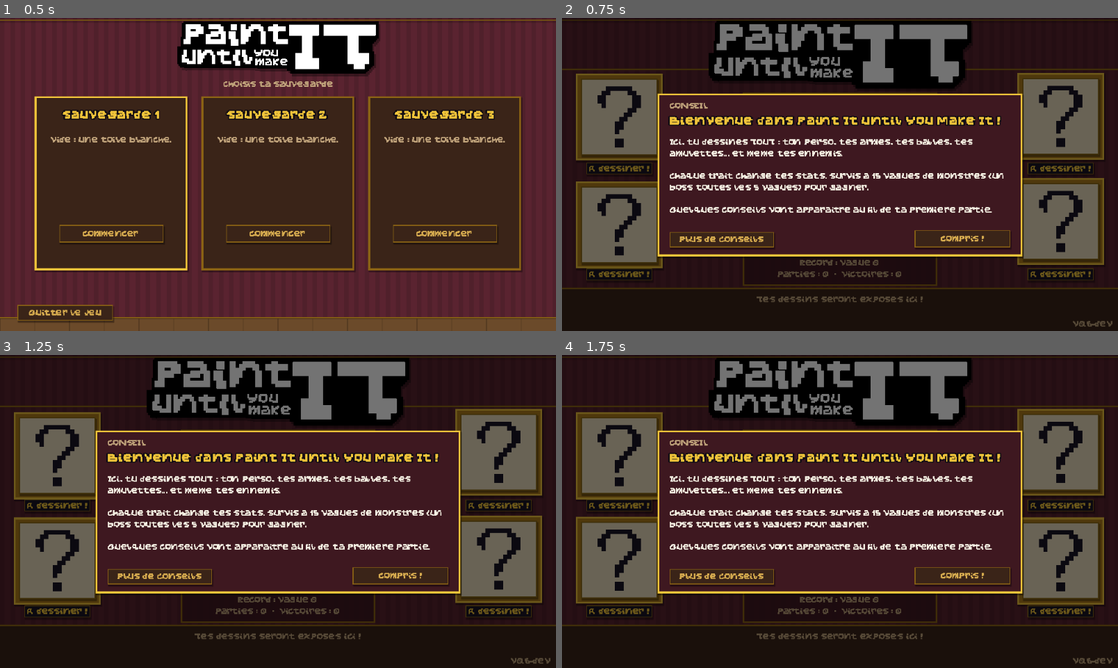
Above: before the commit, frames 1-4 (two rows, left to right).
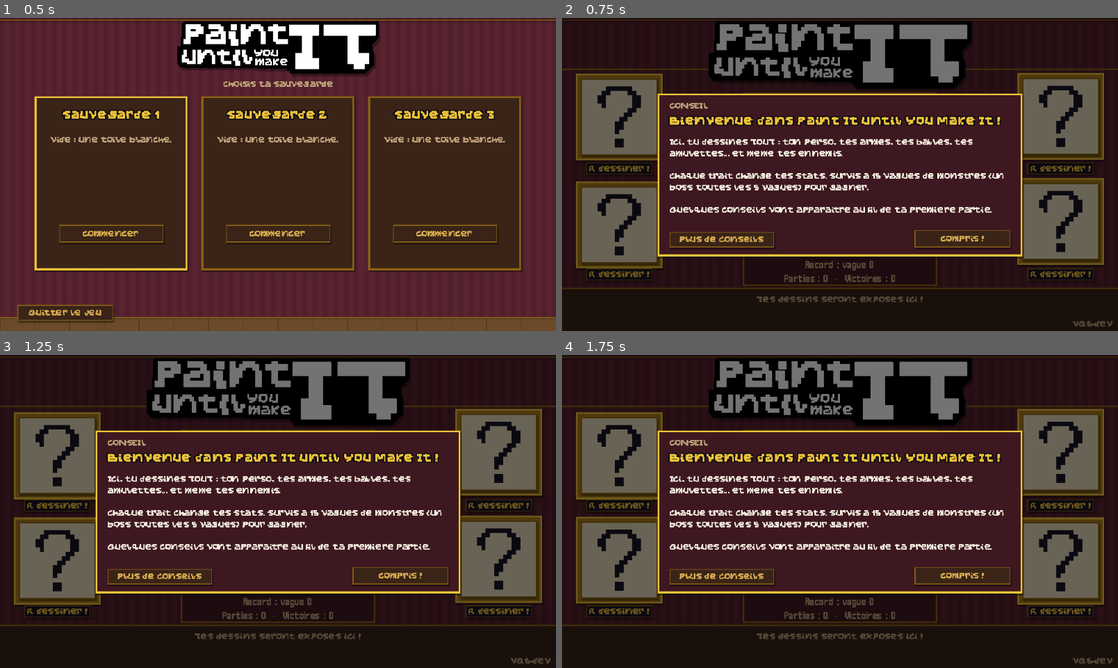
Above: after the commit, the same moments.

Repository: Vltbcq/VowelGame
Game: Godot game, scene res://scenes/main.tscn
The game is run twice, just before and just after one commit, with the same random seed, the same clock (stepped at 60 frames per second) and the same inputs.
Inputs:
- Up to frame 1 (0.5 s): no input
- Up to frame 2 (0.75 s): click "Commencer" at 0.5 s
- Up to frame 3 (1.25 s): no input
- Up to frame 4 (1.75 s): click "Nouvelle partie" at 1.25 s

Frame 1 is identical in both runs. In frame 2, 0.6% of the frame differs, in the area x 20-61%, y 27-85%; in frame 3, 0.6%; in frame 4, 0.6%.

Commit message:
Essai : police m6x11plus (Daniel Linssen) sur le menu de l'écran titre
Co-Authored-By: Claude Opus 5.5 <noreply@anthropic.com>

Diff:
--- a/scripts/autoload/ui.gd
+++ b/scripts/autoload/ui.gd
@@ -18,8 +18,11 @@
 ## Police du jeu : Stonckarish, adaptée (accents retirés, symboles ajoutés : voir docs/font_fr.py).
 ## Elle est plus large que l'ancienne police : les tailles « historiques » (10, 20, 40...) passent par fs().
 const FONT_PATH := "res://assets/fonts/Stonckarish_fr.otf"
+## Essai : m6x11plus (Daniel Linssen, libre avec crédit), pour l'instant seulement sur le menu titre.
+const FONT2_PATH := "res://assets/fonts/m6x11plus.ttf"
 
 var font: FontFile
+var font2: FontFile   # m6x11plus (essai sur le menu)
 var theme: Theme
 
 
@@ -29,8 +32,8 @@
 	return roundi(size * 1.2) if size < 16 else roundi(size * 0.9)
 
 
-func _load_font() -> FontFile:
-	var f: FontFile = (load(FONT_PATH) as FontFile).duplicate()
+func _load_font(path := FONT_PATH) -> FontFile:
+	var f: FontFile = (load(path) as FontFile).duplicate()
 	f.antialiasing = TextServer.FONT_ANTIALIASING_NONE
 	f.hinting = TextServer.HINTING_NONE
 	f.subpixel_positioning = TextServer.SUBPIXEL_POSITIONING_DISABLED
@@ -42,6 +45,8 @@
 
 func _ready() -> void:
 	font = _load_font()
+	font2 = _load_font(FONT2_PATH)
+	font2.fallbacks = [font]   # ses symboles manquants (●, →, ♥...) viennent de Stonckarish
 	theme = _build_theme()
 	# Appliqué au thème par défaut : l'héritage de thème est coupé par les Node/CanvasLayer.
 	var dt := ThemeDB.get_default_theme()
@@ -339,3 +344,25 @@
 	tr.texture_filter = CanvasItem.TEXTURE_FILTER_NEAREST
 	tr.mouse_filter = Control.MOUSE_FILTER_IGNORE
 	return tr
+
+
+## Essai m6x11plus : applique la police à tous les textes d'un bloc (boutons, labels).
+## Tailles : texte normal (10) → M6_SIZE, gros (20) → M6_BIG.
+const M6_SIZE := 14
+const M6_BIG := 27
+
+
+func use_font2(root: Node) -> void:
+	for c in root.get_children():
+		if c is Button or c is Label:
+			var big: bool = (c as Control).get_theme_font_size("font_size") > fs(10)
+			(c as Control).add_theme_font_override("font", font2)
+			(c as Control).add_theme_font_size_override("font_size", M6_BIG if big else M6_SIZE)
+			if c is Button:
+				# police plus haute : marges verticales réduites pour garder la même hauteur de bouton
+				for st in ["normal", "hover", "pressed", "hover_pressed", "disabled"]:
+					var sbx := (c as Button).get_theme_stylebox(st).duplicate() as StyleBox
+					sbx.content_margin_top = 0
+					sbx.content_margin_bottom = 0
+					(c as Button).add_theme_stylebox_override(st, sbx)
+		use_font2(c)
--- a/scripts/ui/title_screen.gd
+++ b/scripts/ui/title_screen.gd
@@ -68,8 +68,8 @@
 	var sb := UI.hotkey(UI.button("Sauvegarde %d  ·  changer" % Meta.slot, func(): done.emit("slots")), [KEY_S])
 	UI.put(mp, sb, Vector2(22, 6), Vector2(180, 16))
 	var vb := VBoxContainer.new()
-	vb.add_theme_constant_override("separation", 6)
-	UI.put(mp, vb, Vector2(22, 30), Vector2(180, 150))
+	vb.add_theme_constant_override("separation", 3)
+	UI.put(mp, vb, Vector2(22, 28), Vector2(180, 150))
 	var run := Meta.read_run() if Meta.has_run() else {}
 	if not run.is_empty():
 		var rb := UI.button("Reprendre", func(): done.emit("resume"), 20)
@@ -86,6 +86,7 @@
 	var d := Meta.data
 	var info := "Record : vague %d\nParties : %d  ·  Victoires : %d" % [int(d.best_wave), int(d.runs), int(d.wins)]
 	UI.put(mp, UI.label(info, 10, Pal.DIM, HORIZONTAL_ALIGNMENT_CENTER), Vector2(0, 190), Vector2(224, 30))
+	UI.use_font2(mp)   # essai de la police m6x11plus sur le menu
 
 	for i in 3:
 		_spawn_walker(randf_range(40.0, 600.0))
Binary file added: assets/fonts/m6x11plus.ttf
Not shown, added: assets/fonts/m6x11plus.ttf.import
Not shown, changed: README.md
